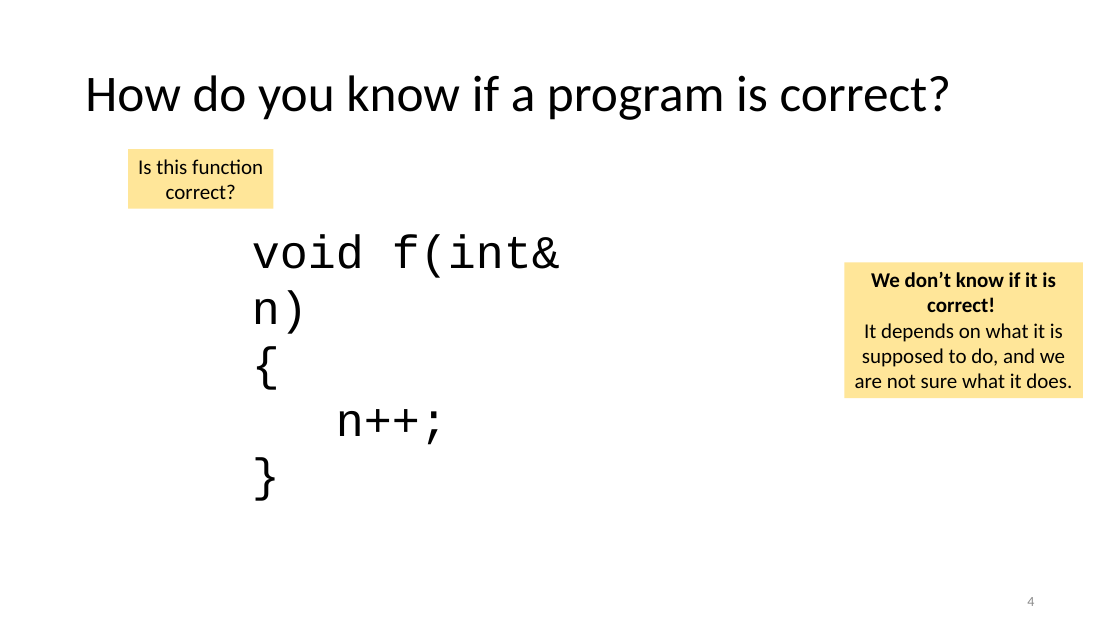
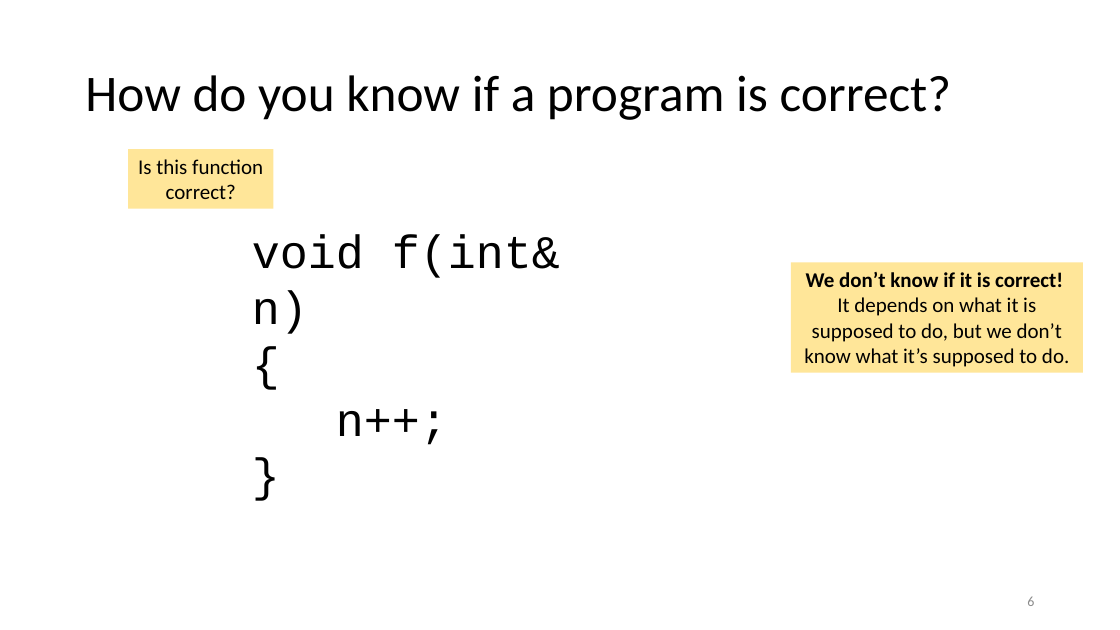
Before and after one commit to tjd1234/cmpt135spring2024, a slide deck: slide 6 of sample_code/week2/week2_cmpt135.pptx (slide 4 before the commit). Drawn at 1120x630 pixels with LibreOffice and Linux fonts; fonts in the diff are those of the drawing. Boxes give left, top, right and bottom in pixels: in the first picture for what was removed or moved away, otherwise in the second. Text is boxed around its words. In the diff, an @@ line names an element or a change of style, - is before the commit and + after.

```diff
--- a/sample_code/week2/week2_cmpt135.pptx
+++ b/sample_code/week2/week2_cmpt135.pptx
@@ rectangle "We don’t know if it ...": place and size @@
-rectangle "We don’t know if it ..." at (844, 263, 1083, 399)
+rectangle "We don’t know if it ..." at (791, 263, 1084, 373)
@@ text in rectangle at (804, 272, 1069, 367): text changed @@
-We don’t know if it is correct!
-It depends on what it is supposed to do, and we are not sure what it does.
+We don’t know if it is correct!
+It depends on what it is supposed to do, but we don’t know what it’s supposed to do.
@@ page number at (1027, 597, 1034, 606): text changed @@
-4
+6
```
Also in this commit, not shown: 3 other slides changed, 13 slides added, 2 other files.
